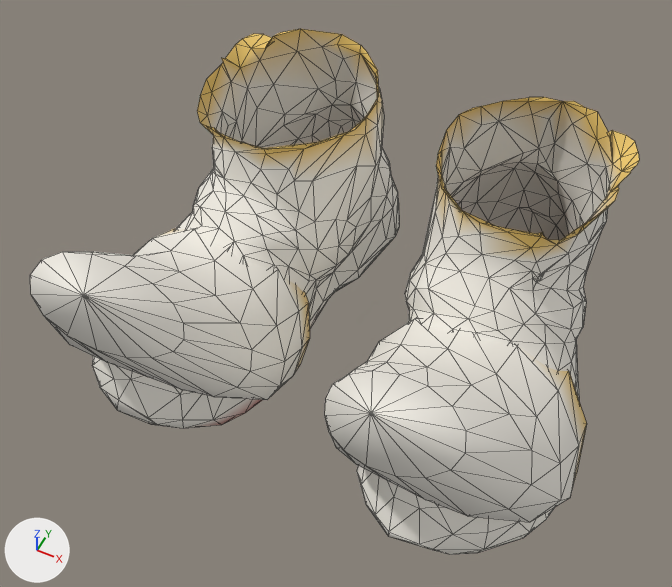
The glTF model assets_src/armor/kargan_1/cloth_b_feet.glb: old version first, new version second.
Camera for both pictures: a 50 mm lens placed at (0.239, -0.583, 0.719), pointed at (-0.009, -0.087, 0.1). The axes (+X, +Y, +Z) are drawn at lower left. The lights are the same throughout. The picture after the commit comes second. Mesh edges are drawn as thin lines. Vertices at exactly the same position are counted once.

Objects in the first picture: 'cloth_b_feet'.
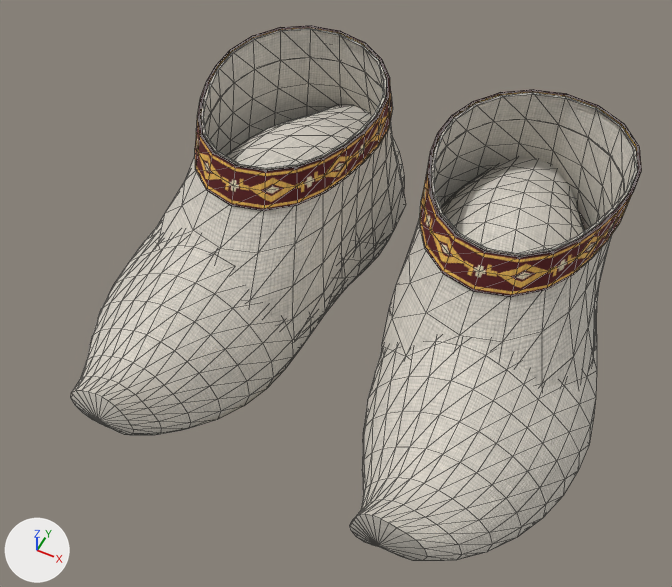
Location of each change, [x1, y1, x2, y2] in pixels of the pictures (672 x 587 px):
```json
{"object": "cloth_b_feet", "change": "surface changed, reshaped", "before": [30, 29, 639, 554], "after": [71, 26, 641, 561], "on screen": "6% narrower"}
{"part": 1, "of": "me_cloth_b_feet", "change": "rebuilt", "before": [357, 97, 639, 554], "after": [350, 157, 597, 561], "on screen": "12% narrower, 12% shorter"}
{"part": 2, "of": "me_cloth_b_feet", "change": "rebuilt", "before": [93, 29, 399, 428], "after": [71, 104, 404, 435], "on screen": "9% wider, 17% shorter"}
{"part": 3, "of": "me_cloth_b_feet", "change": "added", "after": [381, 92, 638, 388]}
{"part": 4, "of": "me_cloth_b_feet", "change": "added", "after": [155, 28, 406, 337]}
{"part": 5, "of": "me_cloth_b_feet", "change": "added", "after": [419, 90, 641, 297]}
{"part": 6, "of": "me_cloth_b_feet", "change": "added", "after": [195, 26, 392, 211]}
{"part": 7, "of": "me_cloth_b_feet", "change": "deleted", "before": [30, 228, 587, 522]}
```

Edits to the scene script, one JSON object a line:
```json
{"op": "add", "block": "img_band_c_png", "code": ["img_band_c_png = load_image('band_c.png', '../textures/band_c.png', 256, 128, 'sRGB')"]}
{"op": "add", "block": "img_band_n_png", "code": ["img_band_n_png = load_image('band_n.png', '../textures/band_n.png', 256, 128, 'Non-Color')"]}
{"op": "add", "block": "img_band_orm_png", "code": ["img_band_orm_png = load_image('band_orm.png', '../textures/band_orm.png', 256, 128, 'Non-Color')"]}
{"op": "add", "block": "img_cloth_n_png", "code": ["img_cloth_n_png = load_image('cloth_n.png', '../textures/cloth_n.png', 256, 256, 'Non-Color')"]}
{"op": "add", "block": "img_cloth_c_png", "code": ["img_cloth_c_png = load_image('cloth_c.png', '../textures/cloth_c.png', 256, 256, 'sRGB')"]}
{"op": "add", "block": "img_cloth_orm_png", "code": ["img_cloth_orm_png = load_image('cloth_orm.png', '../textures/cloth_orm.png', 256, 256, 'Non-Color')"]}
{"block": "mat_cloth", "change": "nodes: BsdfPrincipled, OutputMaterial, VertexColor"}
{"block": "mat_cloth", "change": "nodes: BsdfPrincipled, Mix, NormalMap, OutputMaterial, SeparateColor, TexImage x3, VertexColor"}
{"block": "mat_cloth", "change": "uses the picture img_cloth_c_png"}
{"block": "mat_cloth", "change": "uses the picture img_cloth_n_png"}
{"block": "mat_cloth", "change": "uses the picture img_cloth_orm_png"}
{"op": "add", "block": "mat_band", "code": ["mat_band = bpy.data.materials.new('band')", "# uses the picture img_band_c_png", "# uses the picture img_band_n_png", "# uses the picture img_band_orm_png"]}
{"block": "me_cloth_b_feet", "where": "# used by ob_cloth_b_feet; location = (0.0, 0.0, 0.0)"}
{"op": "remove", "block": "me_cloth_b_feet", "code": "me_cloth_b_feet.from_pydata(...)  # 880 vertices, 1651 faces; spans x -0.237..0.238, y -0.283..0.143, z -0.01..0.237"}
{"op": "add", "block": "me_cloth_b_feet", "code": "me_cloth_b_feet.from_pydata(...)  # 1344 vertices, 2504 faces; spans x -0.237..0.238, y -0.287..0.155, z -0.01..0.214"}
{"block": "me_cloth_b_feet", "change": "me_cloth_b_feet part 1: the loose piece of 361 vertices spanning x 0.025..0.232, y -0.241..0.142, z -0.01..0.218 is rebuilt with 386 vertices and now spans x 0.019..0.238, y -0.286..0.155, z -0.01..0.164"}
{"block": "me_cloth_b_feet", "change": "me_cloth_b_feet part 2: the loose piece of 325 vertices spanning x -0.233..-0.02, y -0.237..0.143, z -0.01..0.219 is rebuilt with 386 vertices and now spans x -0.237..-0.018, y -0.287..0.154, z -0.01..0.164"}
{"block": "me_cloth_b_feet", "change": "me_cloth_b_feet part 3: a new loose piece of 176 vertices spanning x 0.016..0.225, y -0.166..0.149, z 0.035..0.213, in mat_cloth"}
{"block": "me_cloth_b_feet", "change": "me_cloth_b_feet part 4: a new loose piece of 176 vertices spanning x -0.224..-0.013, y -0.173..0.15, z 0.034..0.212, in mat_cloth"}
{"block": "me_cloth_b_feet", "change": "me_cloth_b_feet part 5: a new loose piece of 110 vertices spanning x 0.027..0.201, y -0.087..0.13, z 0.163..0.214, in mat_band"}
{"block": "me_cloth_b_feet", "change": "me_cloth_b_feet part 6: a new loose piece of 110 vertices spanning x -0.197..-0.025, y -0.087..0.13, z 0.163..0.213, in mat_band"}
{"block": "me_cloth_b_feet", "change": "me_cloth_b_feet part 7"}
{"block": "me_cloth_b_feet", "change": "194 vertices are removed from x -0.237..0.238, y -0.283..-0.046, z -0.01..0.237"}
{"block": "me_cloth_b_feet", "change": "352 faces are deleted"}
{"op": "add", "block": "me_cloth_b_feet", "code": "me_cloth_b_feet.materials.append(mat_band)"}
```
